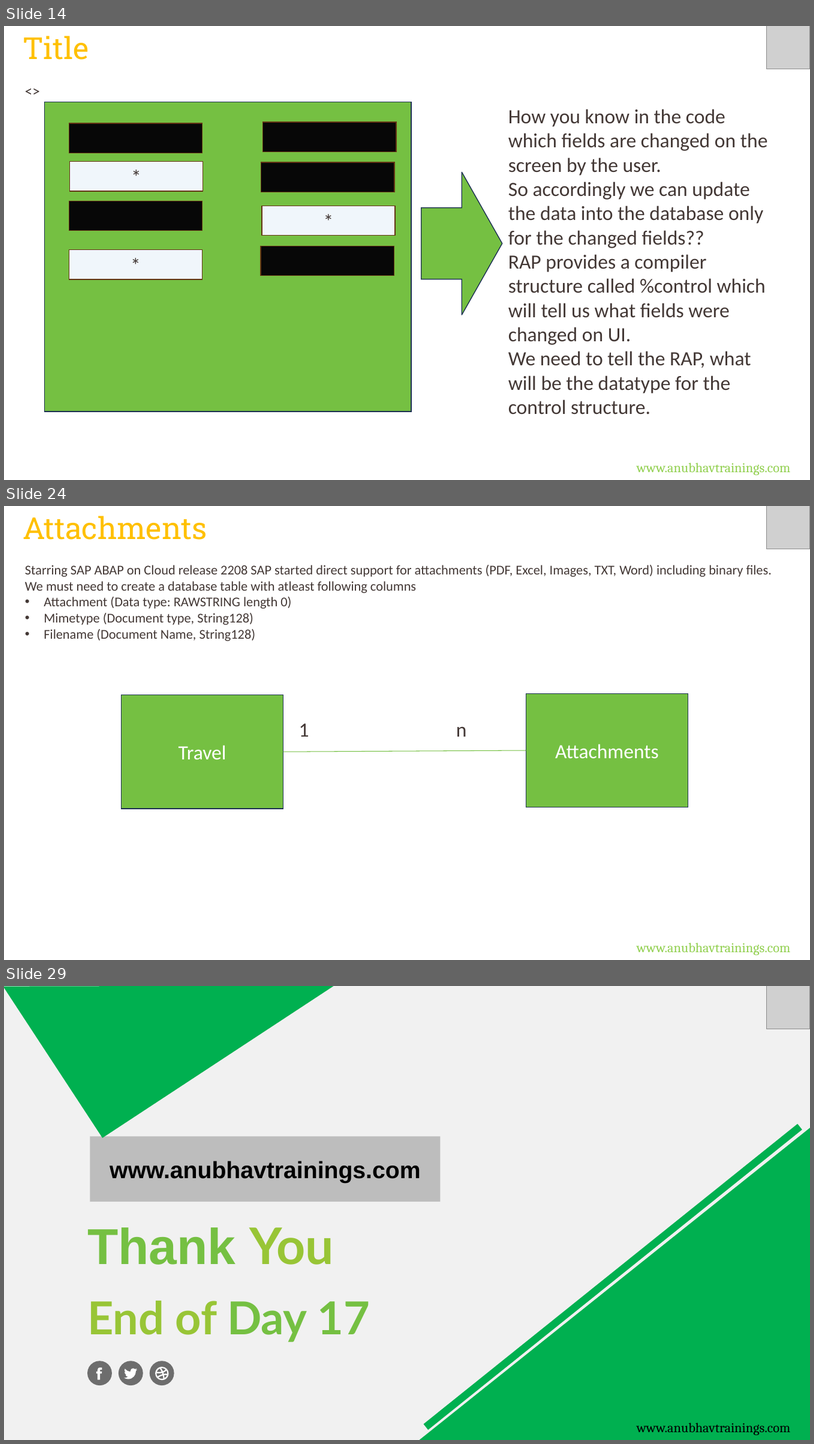
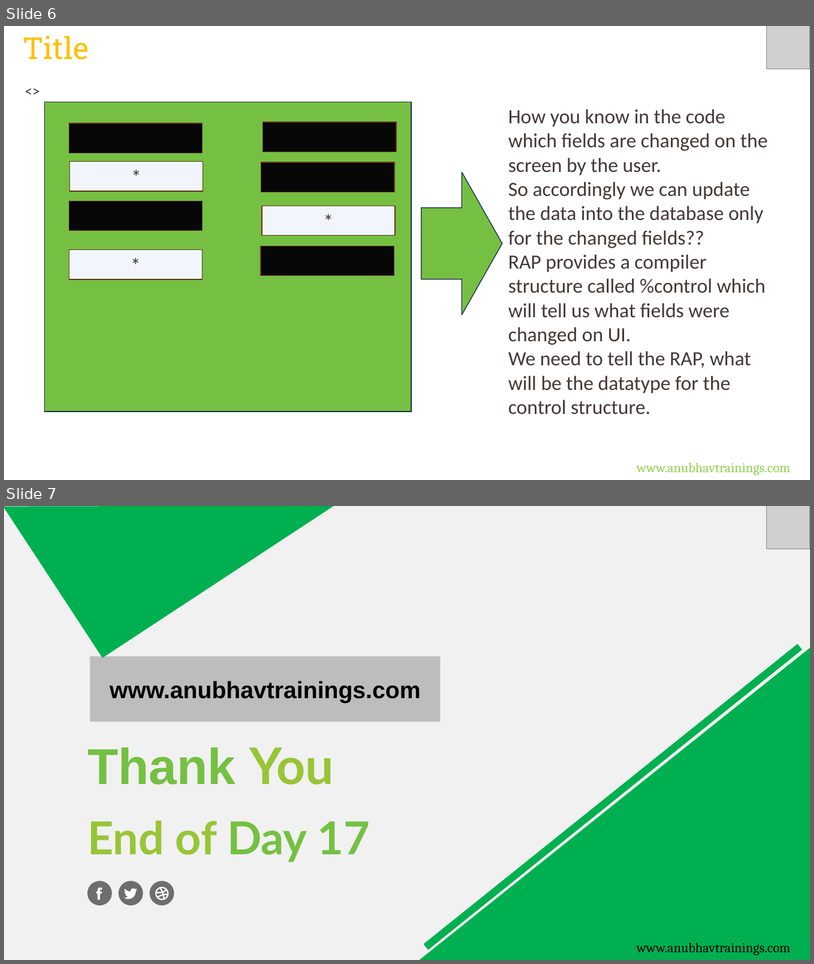
Before and after one commit to soyuztechnologies/CDS_AMDP_RAP_Training_60H, a slide deck: Day 17/DAY-17.pptx. Shown one above the other, each under a label of ours: slides 14, 24 and 29 before the commit, slides 6 and 7 after it; the slides between them are not shown. The pictures are 814x1444 and 814x964 pixels, drawn with LibreOffice and Linux fonts; fonts in the diff are those of the drawing; grey boxes stand for pictures. Boxes give left, top, right and bottom in pixels: in the first picture for what was removed or moved away, otherwise in the second. Text is boxed around its words. In the diff, an @@ line names an element or a change of style, - is before the commit and + after.

```diff
--- a/Day 17/DAY-17.pptx
+++ b/Day 17/DAY-17.pptx
@@ slide 24 removed at box(4, 506, 810, 960), background #FFFFFF @@
@@ text removed at box(23, 516, 207, 540) @@
-Attachments
@@ picture removed at box(767, 506, 810, 549) @@
@@ text removed at box(25, 565, 772, 641) @@
-Starring SAP ABAP on Cloud release 2208 SAP started direct support for attachments (PDF, Excel, Images, TXT, Word) including binary files. We must need to create a database table with atleast following columns
-• Attachment (Data type: RAWSTRING length 0)
-• Mimetype (Document type, String128)
-• Filename (Document Name, String128)
@@ rectangle removed at box(122, 695, 284, 808) @@
-Travel
@@ rectangle removed at box(526, 694, 688, 807) @@
-Attachments
@@ text removed at box(299, 723, 467, 736) @@
-1 n
@@ line removed from (284, 751) to (526, 750) @@
@@ text removed at box(637, 942, 791, 955) @@
-www.anubhavtrainings.com
@@ what was slide 14 is now slide 6 @@
@@ what was slide 29 is now slide 7 @@
```
Also in this commit, not shown: 1 slide changed, 21 other slides removed, 5 other files.
